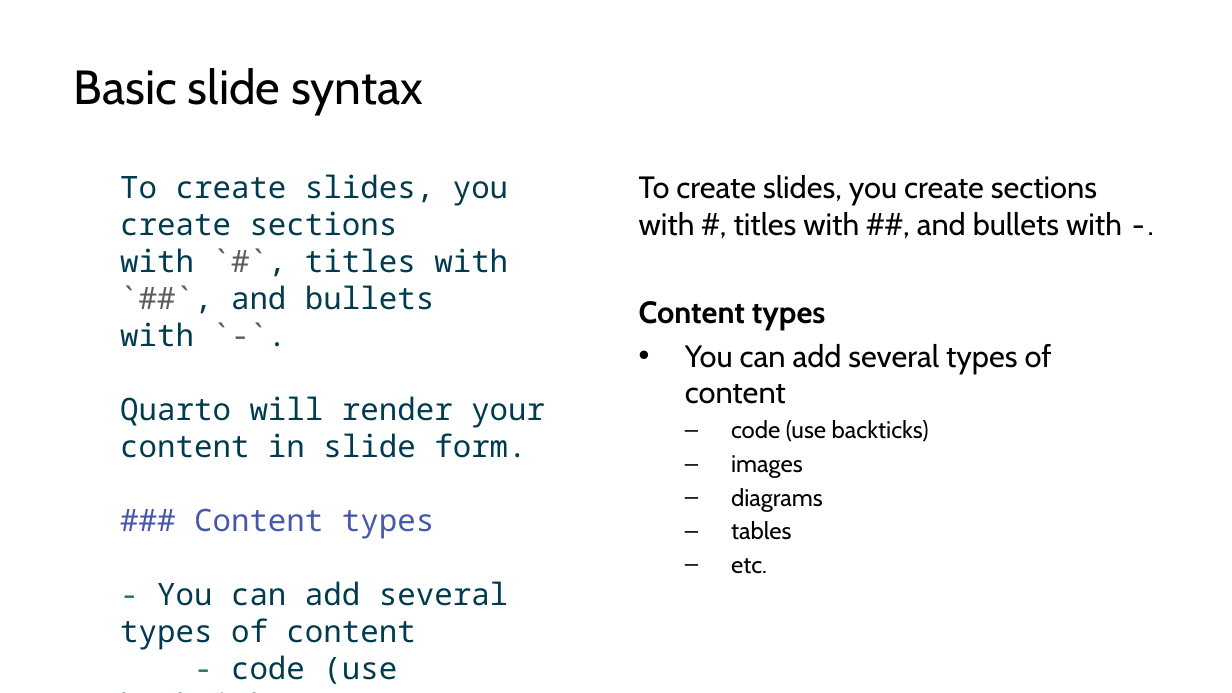
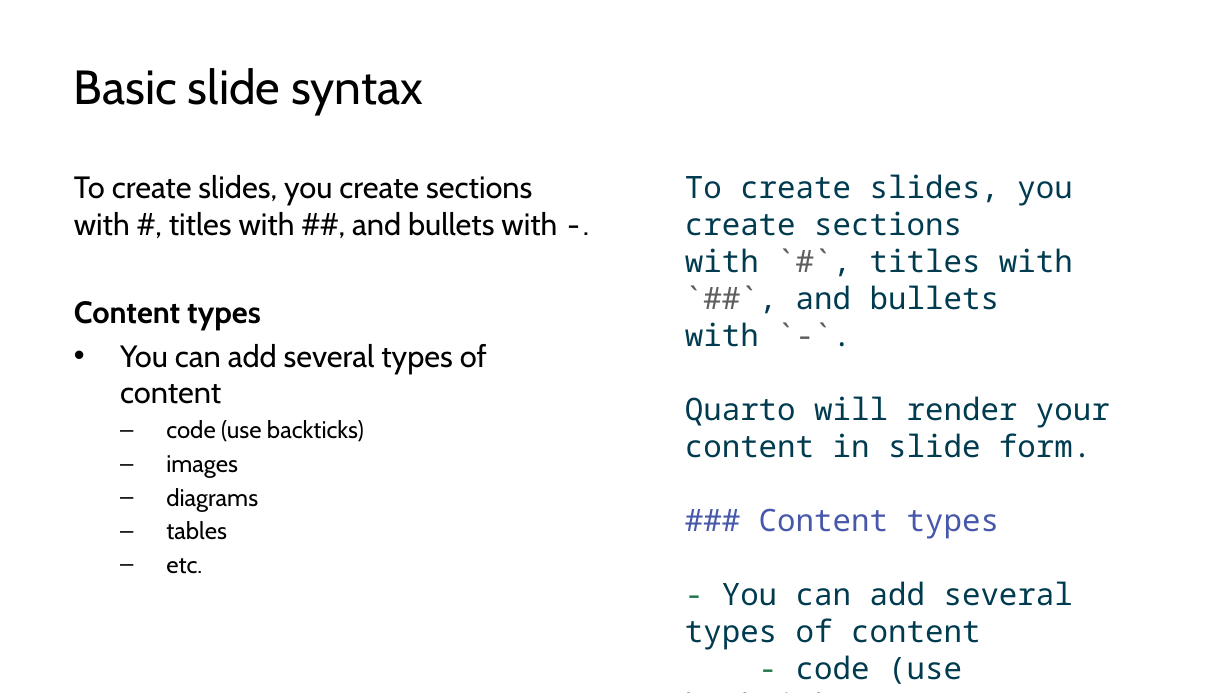
Before and after one commit to lucas-a-meyer/using-quarto, a slide deck: slide 15 of docs/presentation-orig.pptx. Drawn at 1232x693 pixels with LibreOffice and Linux fonts; fonts in the diff are those of the drawing. Boxes give left, top, right and bottom in pixels: in the first picture for what was removed or moved away, otherwise in the second. Text is boxed around its words. In the diff, an @@ line names an element or a change of style, - is before the commit and + after.

```diff
--- a/docs/presentation-orig.pptx
+++ b/docs/presentation-orig.pptx
@@ text at (74, 175, 557, 574): text changed; font Noto Sans Mono to Cabin; text colour #003B4F to #000000 @@
-To create slides, you create sections
-with `#`, titles with `##`, and bullets
-with `-`.
-Quarto will render your content in slide form.
-### Content types
-- You can add several types of content
-- code (use backticks)
-- images
-- diagrams
-- tables
-- etc.
+To create slides, you create sections with #, titles with ##, and bullets with -.
+Content types
+• You can add several types of content
+  – code (use backticks)
+  – images
+  – diagrams
+  – tables
+  – etc.
@@ text at (685, 174, 1110, 684): text changed; font Cabin to Noto Sans Mono; text colour #000000 to #003B4F @@
-To create slides, you create sections with #, titles with ##, and bullets with -.
-Content types
-• You can add several types of content
-  – code (use backticks)
-  – images
-  – diagrams
-  – tables
-  – etc.
+To create slides, you create sections
+with `#`, titles with `##`, and bullets
+with `-`.
+Quarto will render your content in slide form.
+### Content types
+- You can add several types of content
+- code (use backticks)
+- images
+- diagrams
+- tables
+- etc.
```
Also in this commit, not shown: 5 other slides changed, 24 other files.
